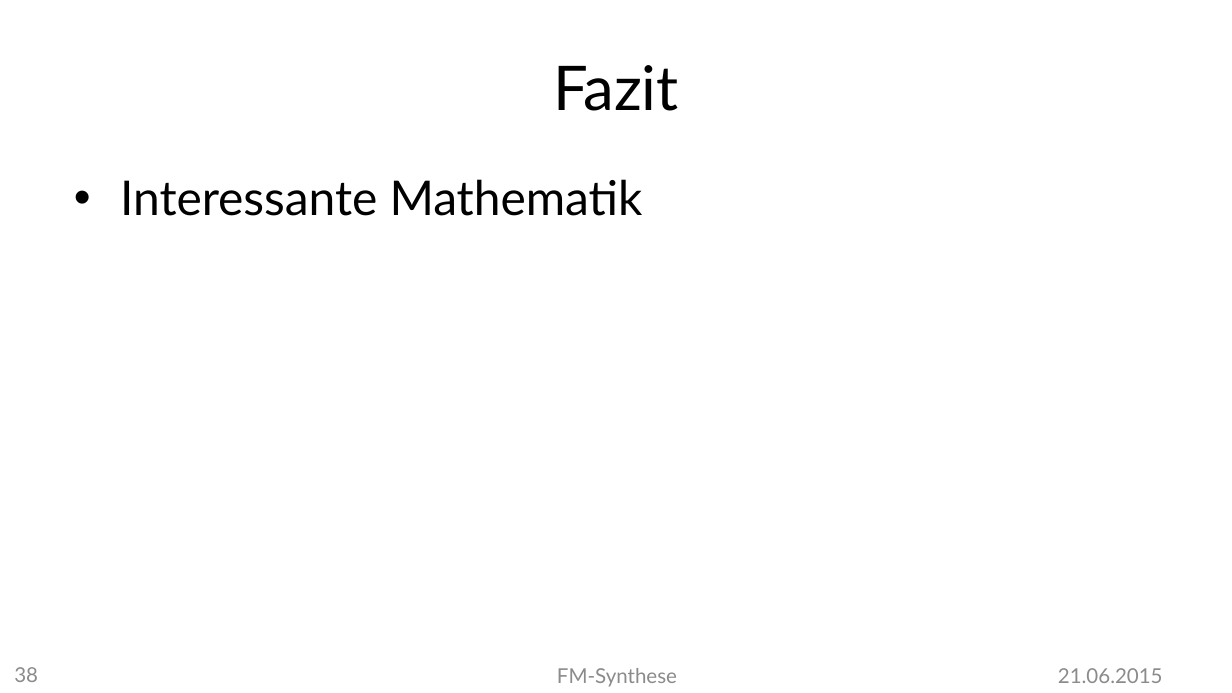
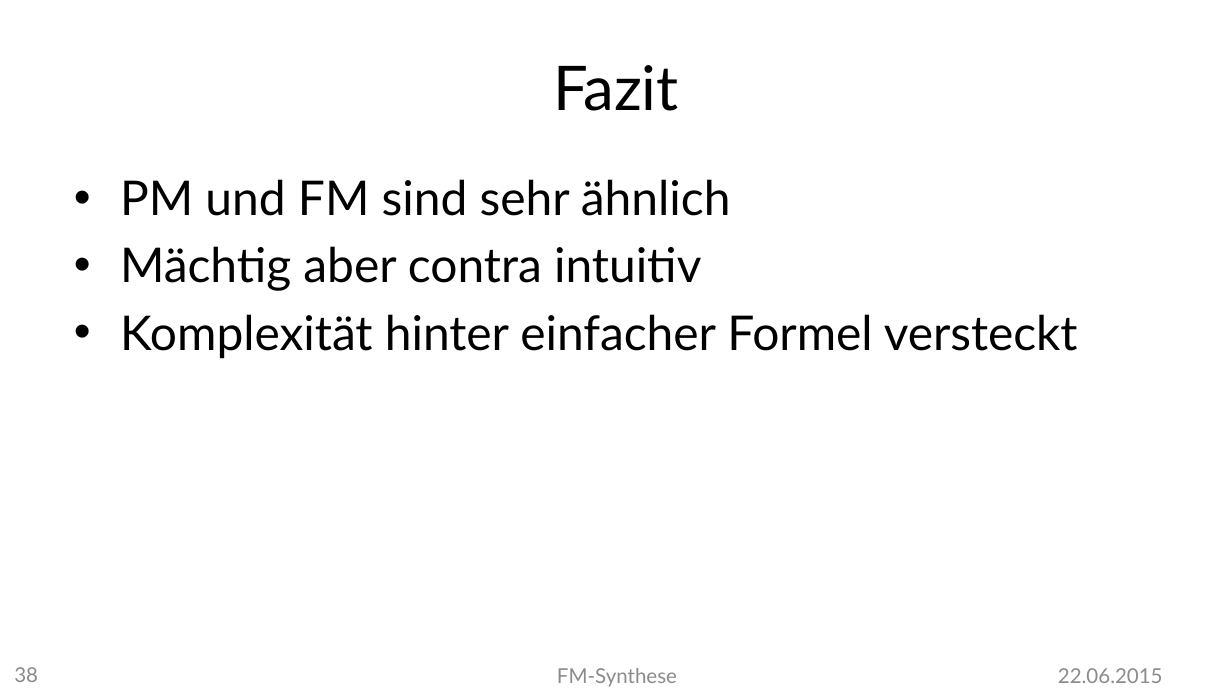
Before and after one commit to MBulli/VSeminar, a slide deck: slide 38 of Praesentation/FMSynthese-Markus.pptx. Drawn at 1232x693 pixels with LibreOffice and Linux fonts; fonts in the diff are those of the drawing; background and template pictures are left out. Boxes give left, top, right and bottom in pixels: in the first picture for what was removed or moved away, otherwise in the second. Text is boxed around its words. In the diff, an @@ line names an element or a change of style, - is before the commit and + after.

```diff
--- a/Praesentation/FMSynthese-Markus.pptx
+++ b/Praesentation/FMSynthese-Markus.pptx
@@ text at box(120, 179, 1078, 359): text changed @@
-• Interessante Mathematik
+• PM und FM sind sehr ähnlich
+• Mächtig aber contra intuitiv
+• Komplexität hinter einfacher Formel versteckt
@@ text at box(1058, 668, 1163, 683): text changed @@
-21.06.2015
+22.06.2015
```
Also in this commit, not shown: 38 other slides changed, 2 other files.
